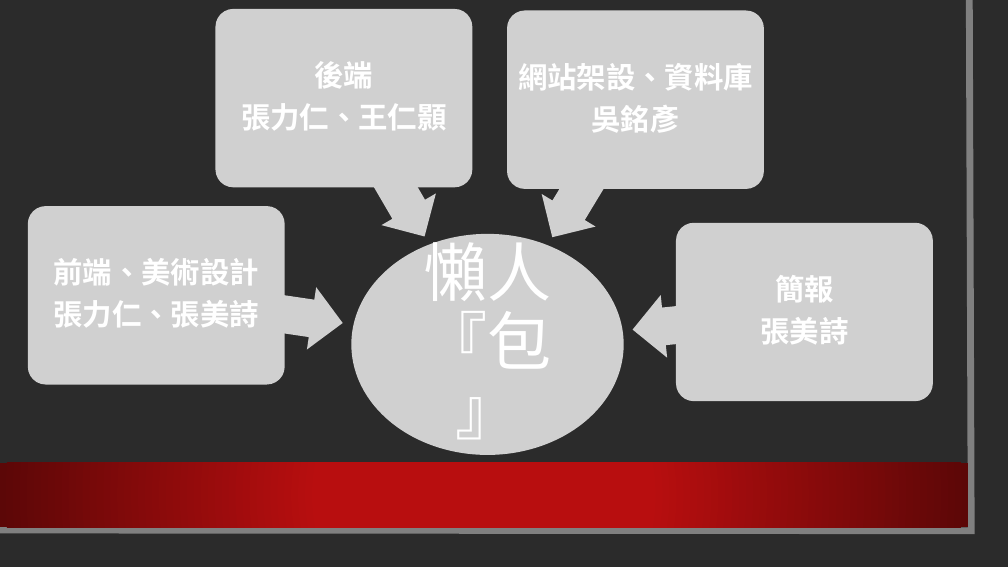
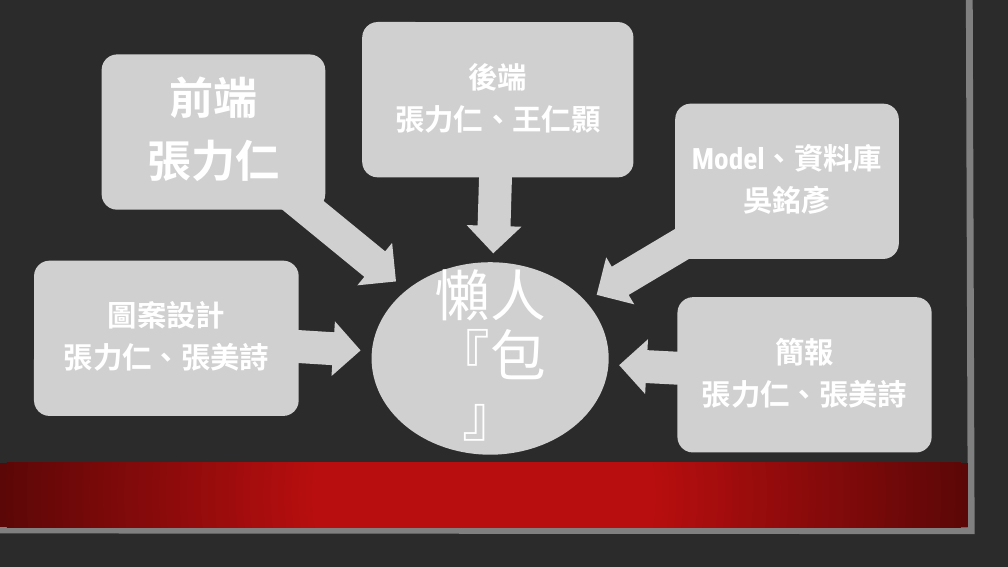
Before and after one commit to NTUST/105-team19, a slide deck: slide 12 of 懶人包.pptx. Drawn at 1008x567 pixels with LibreOffice and Linux fonts; fonts in the diff are those of the drawing; grey boxes stand for pictures; background and template pictures are left out; a plain dark background stands for a picture behind light text. Boxes give left, top, right and bottom in pixels: in the first picture for what was removed or moved away, otherwise in the second. Text is boxed around its words. In the diff, an @@ line names an element or a change of style, - is before the commit and + after.

```diff
--- a/懶人包.pptx
+++ b/懶人包.pptx
@@ text "後端": place and size @@
-text "後端" at (241, 62, 447, 130)
+text "後端" at (395, 64, 601, 132)
@@ text "Model、資料庫": place and size @@
-text "Model、資料庫" at (518, 63, 753, 132)
+text "Model、資料庫" at (692, 144, 882, 213)
@@ text at (692, 144, 882, 171): text changed @@
-網站架設、資料庫
+Model、資料庫
@@ group removed at (151, 9, 933, 402): 7 pictures @@
@@ picture: place and size @@
-picture at (28, 206, 285, 385)
+picture at (34, 261, 299, 416)
@@ text "圖案設計": place and size @@
-text "圖案設計" at (53, 258, 259, 327)
+text "圖案設計" at (64, 301, 270, 370)
@@ picture: place and size @@
-picture at (352, 234, 624, 454)
+picture at (371, 262, 609, 455)
@@ text "懶人『包』": place and size @@
-text "懶人『包』" at (424, 231, 552, 439)
+text "懶人『包』" at (434, 260, 545, 440)
@@ text "懶人『包』" at (434, 260, 545, 440): size 61 to 53 pt; less space between paragraphs @@
@@ group added at (101, 22, 932, 452): 9 pictures, 1 text @@
+前端
+張力仁
@@ text at (108, 301, 225, 328): text changed @@
-前端、美術設計
+圖案設計
@@ text "簡報": place and size @@
-text "簡報" at (760, 266, 848, 344)
+text "簡報" at (702, 329, 908, 407)
@@ text at (702, 380, 908, 407): text changed; font Arial to Roboto Condensed @@
-張美詩
+張力仁、張美詩
```
Also in this commit, not shown: 2 other slides changed, 1 slide added, 7 other files.
